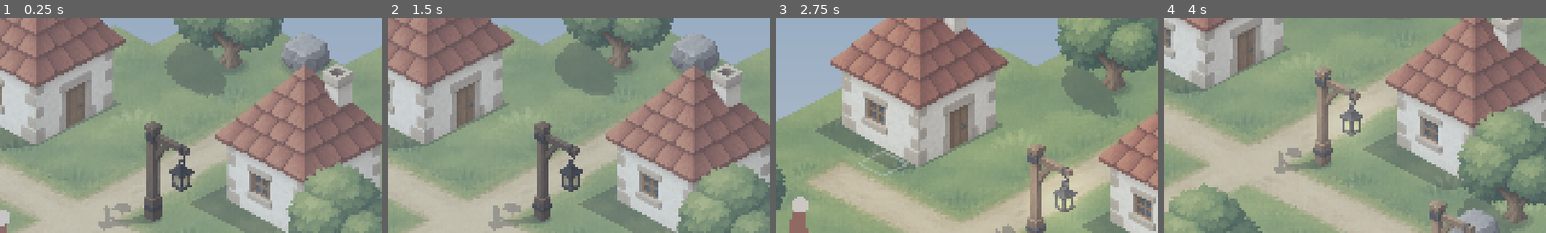
Above: before the commit, frames 1-4 (left to right).
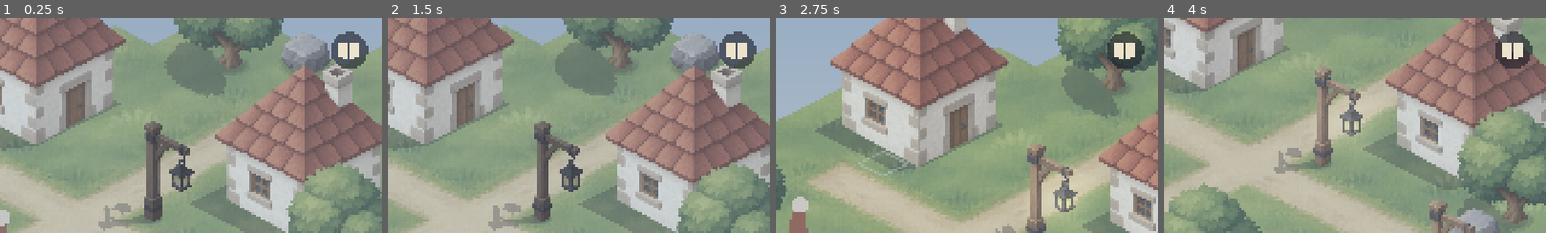
Above: after the commit, the same moments.

Repository: Jan1902/everwild-new
Game: Godot game, scene res://scenes/game.tscn
The game is run twice, just before and just after one commit, with the same random seed, the same clock (stepped at 60 frames per second) and the same inputs.
Inputs (mouse positions are % of the whole screen's width and height, from its top left):
- Up to frame 1 (0.25 s): no input
- Up to frame 2 (1.5 s): move the mouse to (72, 45) at 0.52 s; tap F at 0.6 s; click (72, 45) at 0.67 s; move the mouse to (30, 55) at 1.27 s; tap N at 1.35 s; click (30, 55) at 1.42 s
- Up to frame 3 (2.75 s): move the mouse to (60, 28) at 2.02 s; tap F at 2.1 s; click (60, 28) at 2.17 s
- Up to frame 4 (4 s): move the mouse to (45, 70) at 2.77 s; tap N at 2.85 s; click (45, 70) at 2.92 s; move the mouse to (80, 65) at 3.52 s; tap F at 3.6 s; click (80, 65) at 3.67 s
The pictures show only the part of the screen within x 50-100%, y 0-50%; the shares and areas given below are measured in that part.

The runs differ from the first frame. In frame 1, 1.3% of the frame differs, in the area x 86-97%, y 6-24%; in frame 2, 1.3%; in frame 3, 1.3%; in frame 4, 1.3%.

Commit message:
Notizbuch mit Erinnerungen, Weltstücken und ihren Verknüpfungen
Regeln schreiben Einträge ins Notizbuch. Ein Knopf in der Ecke öffnet es und
zeigt einen Punkt, solange etwas Neues darin steht. Verknüpfte Einträge, die
noch fehlen, erscheinen als Lücke.

Co-Authored-By: Claude Opus 5.5 <noreply@anthropic.com>

Diff:
--- a/data/game.json
+++ b/data/game.json
@@ -2,6 +2,7 @@
 	"start": "village",
 	"worlds": ["village", "house_inside"],
 	"on_start": [
-		{"break": "village"}
+		{"break": "village"},
+		{"note": "village"}
 	]
 }
--- /dev/null
+++ b/data/notes.json
@@ -0,0 +1,6 @@
+{
+	"village": {"kind": "piece", "world": "village", "links": ["stone_at_bridge", "old_man"]},
+	"stone_at_bridge": {"kind": "memory", "world": "village", "links": ["village", "evening_walks"]},
+	"old_man": {"kind": "memory", "world": "village", "links": ["village", "evening_walks"]},
+	"evening_walks": {"kind": "memory", "world": "village", "links": ["stone_at_bridge", "old_man"]}
+}
--- a/data/texts/de.json
+++ b/data/texts/de.json
@@ -1,4 +1,23 @@
 {
+	"notebook.title": "Notizbuch",
+	"notebook.empty": "Noch nichts aufgeschrieben.",
+	"notebook.links": "Gehört zu",
+	"notebook.unknown": "etwas, das ich noch nicht kenne",
+	"kind.memory": "Erinnerung",
+	"kind.piece": "Weltstück",
+	"kind.hint": "Hinweis",
+	"world.village": "Das Dorf",
+	"world.house_inside": "Das Haus",
+
+	"note.village.title": "Das Dorf",
+	"note.village.text": "Ein Stück Land, das im Leeren hängt. Ich kenne seine Wege, bevor ich sie gehe.",
+	"note.stone_at_bridge.title": "Der Stein an der Brücke",
+	"note.stone_at_bridge.text": "Er lag neben dem Baum, nicht auf dem Weg. Als er wieder dort lag, floss der Bach wieder richtig herum.",
+	"note.old_man.title": "Der alte Mann",
+	"note.old_man.text": "Er kennt meinen Gang, aber nicht meinen Namen. Er sagt, das Dorf habe einmal anders geklungen.",
+	"note.evening_walks.title": "Abends über die Brücke",
+	"note.evening_walks.text": "Eine Frau am Bach hat mich früher jeden Abend hinübergehen sehen. Wohin ich ging, weiß ich nicht mehr.",
+
 	"name.old_man": "Alter Mann",
 	"name.stranger": "Frau am Bach",
 
--- a/data/texts/en.json
+++ b/data/texts/en.json
@@ -1,4 +1,23 @@
 {
+	"notebook.title": "Notebook",
+	"notebook.empty": "Nothing written down yet.",
+	"notebook.links": "Belongs with",
+	"notebook.unknown": "something I do not know yet",
+	"kind.memory": "Memory",
+	"kind.piece": "Piece of the world",
+	"kind.hint": "Hint",
+	"world.village": "The village",
+	"world.house_inside": "The house",
+
+	"note.village.title": "The village",
+	"note.village.text": "A piece of land hanging in the void. I know its paths before I walk them.",
+	"note.stone_at_bridge.title": "The stone by the bridge",
+	"note.stone_at_bridge.text": "It lay beside the tree, not on the path. Once it was back there, the brook ran the right way again.",
+	"note.old_man.title": "The old man",
+	"note.old_man.text": "He knows the way I walk, but not my name. He says the village once sounded different.",
+	"note.evening_walks.title": "Across the bridge at dusk",
+	"note.evening_walks.text": "A woman by the brook used to see me cross it every evening. Where I went, I no longer know.",
+
 	"name.old_man": "Old man",
 	"name.stranger": "Woman by the brook",
 
--- a/data/worlds/house_inside.json
+++ b/data/worlds/house_inside.json
@@ -20,7 +20,7 @@
 		{
 			"on": "interact", "object": "old_man",
 			"if": [{"fact": "met_old_man", "is": false}],
-			"do": [{"say": "old_man.first", "who": "old_man"}, {"set": "met_old_man"}]
+			"do": [{"say": "old_man.first", "who": "old_man"}, {"set": "met_old_man"}, {"note": "old_man"}]
 		},
 		{
 			"on": "interact", "object": "old_man",
--- a/data/worlds/village.json
+++ b/data/worlds/village.json
@@ -97,7 +97,7 @@
 		{
 			"on": "interact", "object": "stranger",
 			"if": [{"fixed": "brook"}, {"fixed": "wind"}, {"fixed": "lanterns"}],
-			"do": [{"say": "stranger.remembers", "who": "stranger"}, {"set": "stranger_remembers"}]
+			"do": [{"say": "stranger.remembers", "who": "stranger"}, {"note": "evening_walks"}]
 		},
 		{
 			"on": "interact", "object": "stranger",
@@ -120,7 +120,7 @@
 		{
 			"on": "interact", "object": "rock_bridge",
 			"if": [{"object": "rock_bridge", "cell": [12, 9]}],
-			"do": [{"change": "rock_bridge", "cell": [11, 8]}]
+			"do": [{"change": "rock_bridge", "cell": [11, 8]}, {"note": "stone_at_bridge"}]
 		},
 		{
 			"on": "interact", "object": "rock_east",
--- /dev/null
+++ b/src/logic/notebook.gd
@@ -0,0 +1,42 @@
+class_name Notebook
+extends RefCounted
+## What the notebook can hold: memories, pieces of the world and hints, and how they relate.
+## Which of them the player has found is part of the game state.
+
+const PATH := "res://data/notes.json"
+const KINDS := ["memory", "piece", "hint"]
+
+
+## All notes of the game: id -> "kind", "world" and "links" (ids of related notes).
+static func read() -> Dictionary:
+	var data: Variant = JSON.parse_string(FileAccess.get_file_as_string(PATH))
+	return data if data is Dictionary else {}
+
+
+## The found notes in the order they were found. Each has "id", "kind", "world" and "links", a
+## list of {"id", "known"}: a related note the player has not found yet shows that something is
+## still missing, without giving it away.
+static func entries(notes: Dictionary, found: Array[String]) -> Array[Dictionary]:
+	var list: Array[Dictionary] = []
+	for id in found:
+		if not notes.has(id):
+			continue
+		var links: Array[Dictionary] = []
+		for link: String in notes[id].get("links", []):
+			links.append({"id": link, "known": link in found})
+		list.append({"id": id, "kind": notes[id].get("kind", ""), "world": notes[id].get("world", ""), "links": links})
+	return list
+
+
+## Problems in the notes. An empty list means they are fine.
+static func errors(notes: Dictionary) -> Array[String]:
+	var list: Array[String] = []
+	for id: String in notes:
+		if notes[id].get("kind", "") not in KINDS:
+			list.append("Note '%s' has unknown kind '%s'" % [id, notes[id].get("kind", "")])
+		for link: String in notes[id].get("links", []):
+			if not notes.has(link):
+				list.append("Note '%s' links to unknown note '%s'" % [id, link])
+			elif id not in notes[link].get("links", []):
+				list.append("Note '%s' links to '%s', but not the other way round" % [id, link])
+	return list
--- a/src/view/game.gd
+++ b/src/view/game.gd
@@ -43,6 +43,7 @@
 ## Black cover for the change between worlds. While it is up, taps are ignored.
 var _curtain: ColorRect
 var _dialogue: DialogueBox
+var _notebook: NotebookView
 var _travelling := false
 ## File the game is saved to. Empty for a game that is not saved.
 var _save_path := SaveFile.DEFAULT_PATH
@@ -71,6 +72,8 @@
 	_build_grading()
 	_build_curtain()
 	_build_music()
+	_notebook = NotebookView.new()
+	add_child(_notebook)
 	_dialogue = DialogueBox.new()
 	add_child(_dialogue)
 	_camera = Camera2D.new()
@@ -169,6 +172,11 @@
 	return _dialogue.is_open()
 
 
+## Opens the notebook, on a certain note if one is given.
+func open_notebook(note := "") -> void:
+	_notebook.open(note)
+
+
 ## Seconds the music track has been playing. -1 without music.
 func music_position() -> float:
 	return _music.get_playback_position() if _music.playing else -1.0
@@ -213,6 +221,8 @@
 	if effects.is_empty():
 		return
 	for effect: Dictionary in effects:
+		if effect.has("note"):
+			_notebook.mark_unread()
 		if effect.has("say"):
 			var who: String = effect.get("who", "")
 			_dialogue.say("" if who.is_empty() else Texts.text("name." + who), Texts.lines(effect["say"]))
@@ -259,6 +269,7 @@
 	_views.clear()
 	_target_object = ""
 	world = session.world()
+	_notebook.session = session
 	for message in world.errors():
 		push_error(message)
 
--- /dev/null
+++ b/src/view/notebook_view.gd
@@ -0,0 +1,181 @@
+class_name NotebookView
+extends CanvasLayer
+## The notebook: a small button in the corner that opens a page with everything the player has
+## found. While the page is open it takes all taps.
+
+const PAPER := Color(0.93, 0.89, 0.8)
+const INK := Color(0.2, 0.17, 0.15)
+const FAINT := Color(0.2, 0.17, 0.15, 0.55)
+const MARK := Color(0.72, 0.36, 0.24)
+const BUTTON_SIZE := 92.0
+
+var session: Session
+
+var _notes := {}
+var _entries: Array[Dictionary] = []
+var _selected := ""
+var _unread := false
+var _button: Control
+var _page: Control
+var _list: VBoxContainer
+var _detail: VBoxContainer
+## Controls that react to a tap, each with the id of the note they show.
+var _targets: Array[Dictionary] = []
+
+
+func _ready() -> void:
+	layer = 15
+	_notes = Notebook.read()
+
+	_button = Control.new()
+	_button.anchor_left = 1.0
+	_button.anchor_right = 1.0
+	_button.offset_left = -BUTTON_SIZE - 36.0
+	_button.offset_right = -36.0
+	_button.offset_top = 36.0
+	_button.offset_bottom = 36.0 + BUTTON_SIZE
+	_button.mouse_filter = Control.MOUSE_FILTER_IGNORE
+	_button.draw.connect(_draw_button)
+	add_child(_button)
+
+	_page = ColorRect.new()
+	_page.color = Color(0, 0, 0, 0.55)
+	_page.set_anchors_preset(Control.PRESET_FULL_RECT)
+	_page.mouse_filter = Control.MOUSE_FILTER_IGNORE
+	_page.visible = false
+	add_child(_page)
+
+	var style := StyleBoxFlat.new()
+	style.bg_color = PAPER
+	style.set_corner_radius_all(14)
+	style.set_content_margin_all(56)
+	var paper := PanelContainer.new()
+	paper.name = "Paper"
+	paper.add_theme_stylebox_override("panel", style)
+	paper.anchor_left = 0.12
+	paper.anchor_right = 0.88
+	paper.anchor_top = 0.1
+	paper.anchor_bottom = 0.9
+	paper.mouse_filter = Control.MOUSE_FILTER_IGNORE
+	_page.add_child(paper)
+
+	var columns := HBoxContainer.new()
+	columns.add_theme_constant_override("separation", 64)
+	paper.add_child(columns)
+	_list = VBoxContainer.new()
+	_list.custom_minimum_size.x = 460.0
+	_list.add_theme_constant_override("separation", 18)
+	columns.add_child(_list)
+	_detail = VBoxContainer.new()
+	_detail.size_flags_horizontal = Control.SIZE_EXPAND_FILL
+	_detail.add_theme_constant_override("separation", 20)
+	columns.add_child(_detail)
+
+
+func is_open() -> bool:
+	return _page.visible
+
+
+func open(note := "") -> void:
+	_entries = Notebook.entries(_notes, session.state.notes)
+	var known := _entries.map(func(entry: Dictionary) -> String: return entry.id)
+	if note in known:
+		_selected = note
+	elif _selected not in known:
+		_selected = "" if known.is_empty() else known[-1]
+	_unread = false
+	_page.visible = true
+	_fill()
+	_button.queue_redraw()
+
+
+func close() -> void:
+	_page.visible = false
+
+
+## Marks the button, so the player sees that something new has been written down.
+func mark_unread() -> void:
+	_unread = true
+	_button.queue_redraw()
+
+
+func _input(event: InputEvent) -> void:
+	var touch := event as InputEventScreenTouch
+	if touch == null:
+		return
+	var on_button := _button.get_global_rect().has_point(touch.position)
+	if not is_open():
+		if on_button:
+			get_viewport().set_input_as_handled()
+			if touch.pressed:
+				open()
+		return
+	get_viewport().set_input_as_handled()
+	if not touch.pressed:
+		return
+	for target in _targets:
+		if target.control.get_global_rect().has_point(touch.position):
+			_selected = target.id
+			_fill()
+			return
+	if on_button or not _page.get_node("Paper").get_global_rect().has_point(touch.position):
+		close()
+
+
+func _fill() -> void:
+	_targets.clear()
+	for column: Node in [_list, _detail]:
+		for child in column.get_children():
+			column.remove_child(child)
+			child.queue_free()
+
+	_list.add_child(_label(Texts.text("notebook.title"), 44, INK))
+	if _entries.is_empty():
+		_detail.add_child(_label(Texts.text("notebook.empty"), 34, FAINT))
+		return
+	for entry in _entries:
+		var title := _label(Texts.text("note.%s.title" % entry.id), 34, MARK if entry.id == _selected else INK)
+		_list.add_child(title)
+		_targets.append({"control": title, "id": entry.id})
+
+	for entry in _entries:
+		if entry.id != _selected:
+			continue
+		_detail.add_child(_label(Texts.text("note.%s.title" % entry.id), 44, INK))
+		_detail.add_child(_label("%s · %s" % [Texts.text("kind." + entry.kind), Texts.text("world." + entry.world)], 28, FAINT))
+		_detail.add_child(_label(Texts.text("note.%s.text" % entry.id), 34, INK))
+		if entry.links.is_empty():
+			continue
+		_detail.add_child(_label(Texts.text("notebook.links"), 28, FAINT))
+		for link: Dictionary in entry.links:
+			if link.known:
+				var related := _label("–  " + Texts.text("note.%s.title" % link.id), 32, MARK)
+				_detail.add_child(related)
+				_targets.append({"control": related, "id": link.id})
+			else:
+				_detail.add_child(_label("–  " + Texts.text("notebook.unknown"), 32, FAINT))
+
+
+func _label(text: String, font_size: int, color: Color) -> Label:
+	var label := Label.new()
+	label.text = text
+	label.autowrap_mode = TextServer.AUTOWRAP_WORD_SMART
+	label.add_theme_font_size_override("font_size", font_size)
+	label.add_theme_color_override("font_color", color)
+	return label
+
+
+## A little book on a dark disc, with a dot while there is something unread.
+func _draw_button() -> void:
+	var centre := Vector2.ONE * BUTTON_SIZE * 0.5
+	_button.draw_circle(centre, BUTTON_SIZE * 0.5, Color(0.09, 0.1, 0.14, 0.6))
+	for side: float in [-1.0, 1.0]:
+		_button.draw_colored_polygon(
+			PackedVector2Array([
+				centre + Vector2(side * 3, -17), centre + Vector2(side * 27, -22),
+				centre + Vector2(side * 27, 16), centre + Vector2(side * 3, 21),
+			]),
+			PAPER
+		)
+	if _unread:
+		_button.draw_circle(Vector2(BUTTON_SIZE - 14, 14), 11.0, MARK)
--- a/src/view/test_helper.gd
+++ b/src/view/test_helper.gd
@@ -11,6 +11,7 @@
 ## --intact           starts in the intact version of the world
 ## --save=path        loads the game from this file and saves it there (without it, runs with
 ##                    arguments neither load nor save)
+## --notebook[=note]  opens the notebook at the end, on this note if one is given
 ## --language=code    shows the texts in this language instead of the one of the device
 ## Afterwards the character's cell, the open faults, whether a dialogue is open and the music
 ## position are printed and the game quits.
@@ -39,6 +40,10 @@
 	if taps.is_empty():
 		await get_tree().create_timer(wait).timeout
 
+	for argument in OS.get_cmdline_user_args():
+		if argument.begins_with("--notebook"):
+			game.open_notebook(argument.trim_prefix("--notebook").trim_prefix("="))
+			await get_tree().create_timer(0.3).timeout
 	if not screenshot.is_empty():
 		await RenderingServer.frame_post_draw
 		get_viewport().get_texture().get_image().save_png(screenshot)
--- a/tests/test_logic.gd
+++ b/tests/test_logic.gd
@@ -254,6 +254,21 @@
 					needed[effect["say"]] = true
 				if effect.has("who"):
 					needed["name." + effect["who"]] = true
+				if effect.has("note"):
+					_check(Notebook.read().has(effect["note"]), "Rule gives unknown note '%s'" % effect["note"])
+		needed["world." + world_id] = true
+	var notes := Notebook.read()
+	_check(Notebook.errors(notes).is_empty(), "Notes have errors: %s" % [Notebook.errors(notes)])
+	for note: String in notes:
+		needed["note.%s.title" % note] = true
+		needed["note.%s.text" % note] = true
+		needed["kind." + notes[note].kind] = true
+		needed["world." + notes[note].world] = true
+	var found: Array[String] = ["old_man", "nonsense", "village"]
+	var entries := Notebook.entries(notes, found)
+	_check(entries.size() == 2 and entries[0].id == "old_man", "Notebook does not list the found notes in order")
+	_check(entries[0].links == [{"id": "village", "known": true}, {"id": "evening_walks", "known": false}], "Links do not tell known from unknown notes")
+
 	var reference := Texts.read(Texts.LANGUAGES[0]).keys()
 	reference.sort()
 	_check(not reference.is_empty(), "No texts found")
Not shown, added: src/logic/notebook.gd.uid
Not shown, added: src/view/notebook_view.gd.uid
Not shown, changed: CLAUDE.md
Not shown, changed: docs/backlog.md
